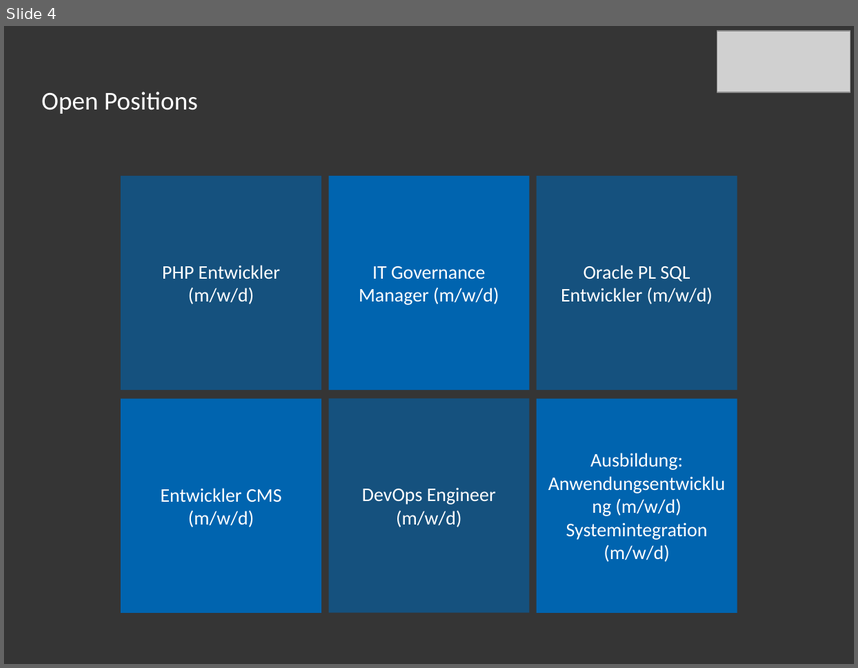
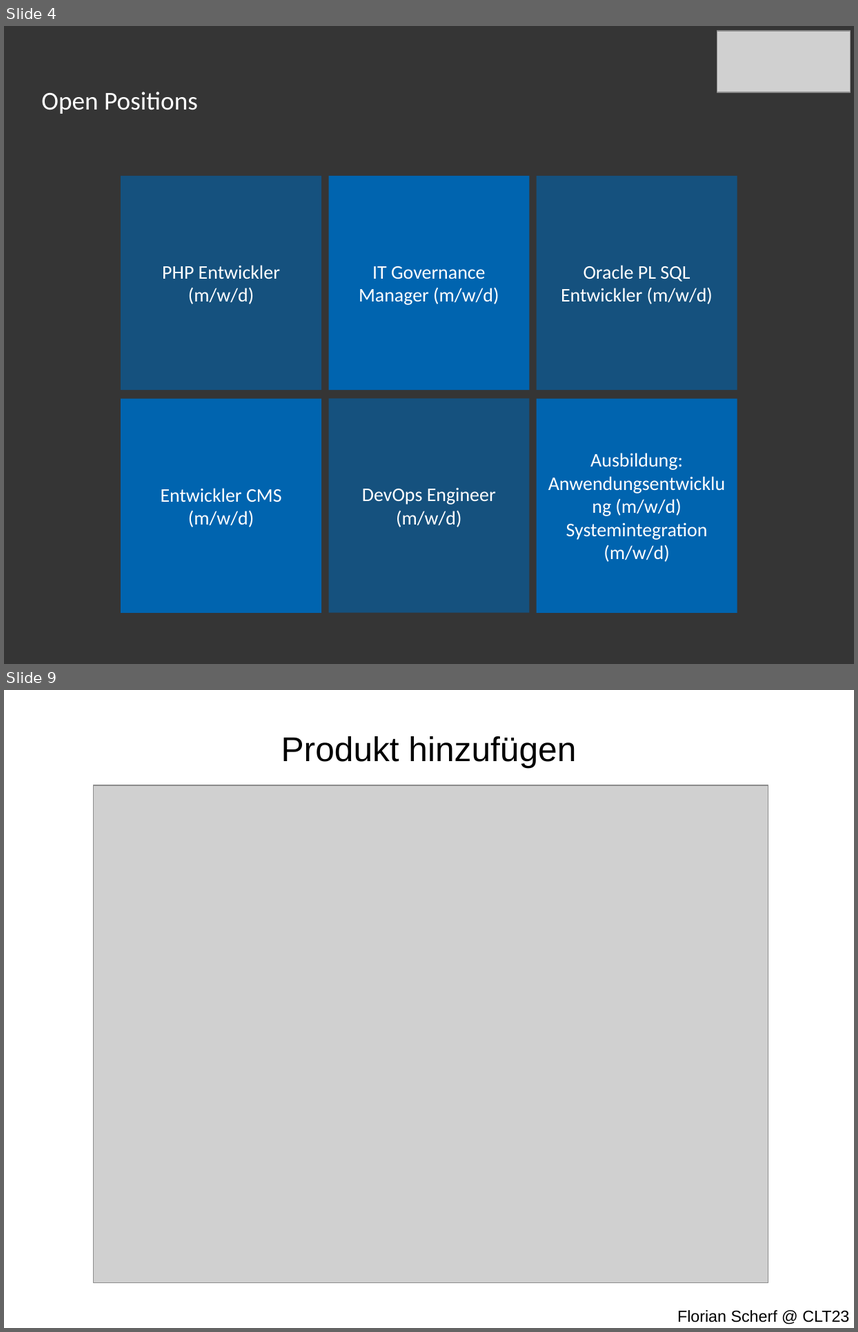
Before and after one commit to lona-web-org/presentations, a slide deck: clt23/slides.odp. Shown one above the other, each under a label of ours: slide 4 before the commit, slides 4 and 9 after it; the slides between them are not shown. The pictures are 858x668 and 858x1332 pixels, drawn with LibreOffice and Linux fonts; fonts in the diff are those of the drawing; grey boxes stand for pictures. Boxes give left, top, right and bottom in pixels: in the first picture for what was removed or moved away, otherwise in the second. Text is boxed around its words. In the diff, an @@ line names an element or a change of style, - is before the commit and + after.

```diff
--- a/clt23/slides.odp
+++ b/clt23/slides.odp
@@ slide 9 added at (4, 690, 854, 1328), background #FFFFFF @@
@@ title added at (281, 736, 576, 767), 32 pt, text #000000 @@
+Produkt hinzufügen
@@ picture added at (94, 785, 769, 1283) @@
@@ text added at (677, 1310, 849, 1322), 15 pt, text #000000 @@
+Florian Scherf @ CLT23
```
Also in this commit, not shown: 6 slides changed, 17 other slides added, 1 slide removed, 27 other files.
